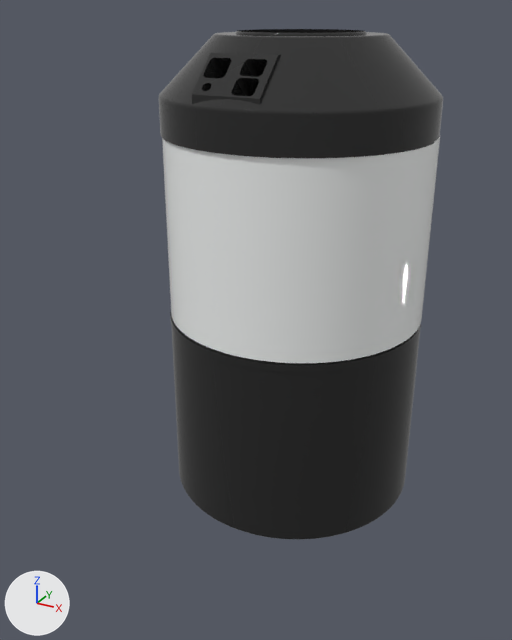
The glTF model src/media/gltf/pad/pad/pad-model-ar.glb as it was, and as the next commit left it.
Before and after are seen from a 50 mm camera at (8.56, -10.62, 12.24) aimed at (0.15, 4.67, 4.59). The axes (+X, +Y, +Z) are drawn at lower left. The lights are the same throughout.

Objects in the first picture: 'basic_part_bottom_new', 'basic_part_glass_mid', 'basic_part_mid_lid.002', 'basic_top_part-new'.
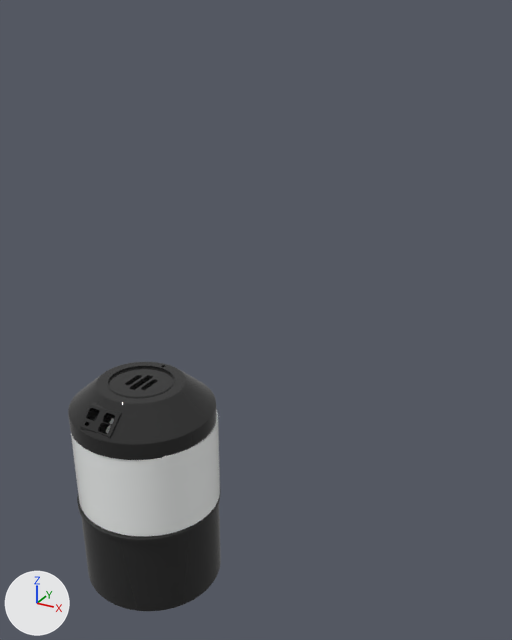
Location of each change, (x1, y1, x2, y2) in pixels of the pictures (512 x 640 px):
'basic_part_glass_mid', moved, rescaled
    before: (162, 137, 440, 363)
    after: (71, 410, 220, 537)
'basic_part_bottom_new', moved, rescaled
    before: (172, 325, 421, 539)
    after: (81, 504, 221, 611)
'basic_top_part-new', moved, rescaled (47% narrower, 24% shorter)
    before: (159, 29, 443, 158)
    after: (68, 362, 217, 460)
'basic_part_mid_lid.002', moved, rescaled
    before: (170, 312, 421, 373)
    after: (77, 496, 220, 542)
'basic_part_mid_top_lid', moved, rescaled (not visible before)
    after: (94, 415, 107, 434)

Diff of the bpy script that builds the scene:
```diff
--- a/src/media/gltf/pad/pad/pad-model-ar.glb.py
+++ b/src/media/gltf/pad/pad/pad-model-ar.glb.py
@@ ob_basic_part_bottom_new @@
 ob_basic_part_bottom_new = bpy.data.objects.new('basic_part_bottom_new', me_basic_part_bottom_new)
-ob_basic_part_bottom_new.location = (0.0, 7.41, -1.8)
+ob_basic_part_bottom_new.location = (-0.03, -0.07, -0.02)
 ob_basic_part_bottom_new.rotation_euler = (1.571, 0.0, 0.0)  # degrees (90, 0, 0)
+ob_basic_part_bottom_new.scale = (0.427, 0.369, 0.411)
@@ ob_basic_part_mid_lid_002 @@
 ob_basic_part_mid_lid_002 = bpy.data.objects.new('basic_part_mid_lid.002', me_basic_part_mid_lid_002)
-ob_basic_part_mid_lid_002.location = (0.0, 7.38, 3.69)
+ob_basic_part_mid_lid_002.location = (-0.03, -0.08, 2.01)
 ob_basic_part_mid_lid_002.rotation_euler = (1.571, 0.0, -0.211)  # degrees (90, 0, -12)
+ob_basic_part_mid_lid_002.scale = (0.441, 0.369, 0.425)
@@ ob_basic_part_glass_mid @@
 ob_basic_part_glass_mid = bpy.data.objects.new('basic_part_glass_mid', me_basic_part_glass_mid)
-ob_basic_part_glass_mid.location = (0.0, 7.43, 3.93)
+ob_basic_part_glass_mid.location = (-0.03, -0.06, 2.1)
 ob_basic_part_glass_mid.rotation_euler = (1.571, 0.0, 0.0)  # degrees (90, 0, 0)
+ob_basic_part_glass_mid.scale = (0.435, 0.369, 0.411)
@@ ob_basic_part_mid_top_lid @@
 ob_basic_part_mid_top_lid = bpy.data.objects.new('basic_part_mid_top_lid', me_basic_part_mid_top_lid)
-ob_basic_part_mid_top_lid.location = (-0.05, 7.45, 8.65)
+ob_basic_part_mid_top_lid.location = (-0.05, -0.05, 3.84)
 ob_basic_part_mid_top_lid.rotation_euler = (1.571, 0.0, 1.57)  # degrees (90, 0, 90)
-ob_basic_part_mid_top_lid.scale = (0.958, 1.02, 1.0)
+ob_basic_part_mid_top_lid.scale = (0.394, 0.378, 0.427)
@@ ob_basic_top_part_new @@
 ob_basic_top_part_new = bpy.data.objects.new('basic_top_part-new', me_basic_top_part_new)
-ob_basic_top_part_new.location = (0.0, 7.37, 9.14)
+ob_basic_top_part_new.location = (-0.03, -0.08, 4.02)
 ob_basic_top_part_new.rotation_euler = (1.571, 0.0, 0.0)  # degrees (90, 0, 0)
+ob_basic_top_part_new.scale = (0.427, 0.369, 0.411)
```
